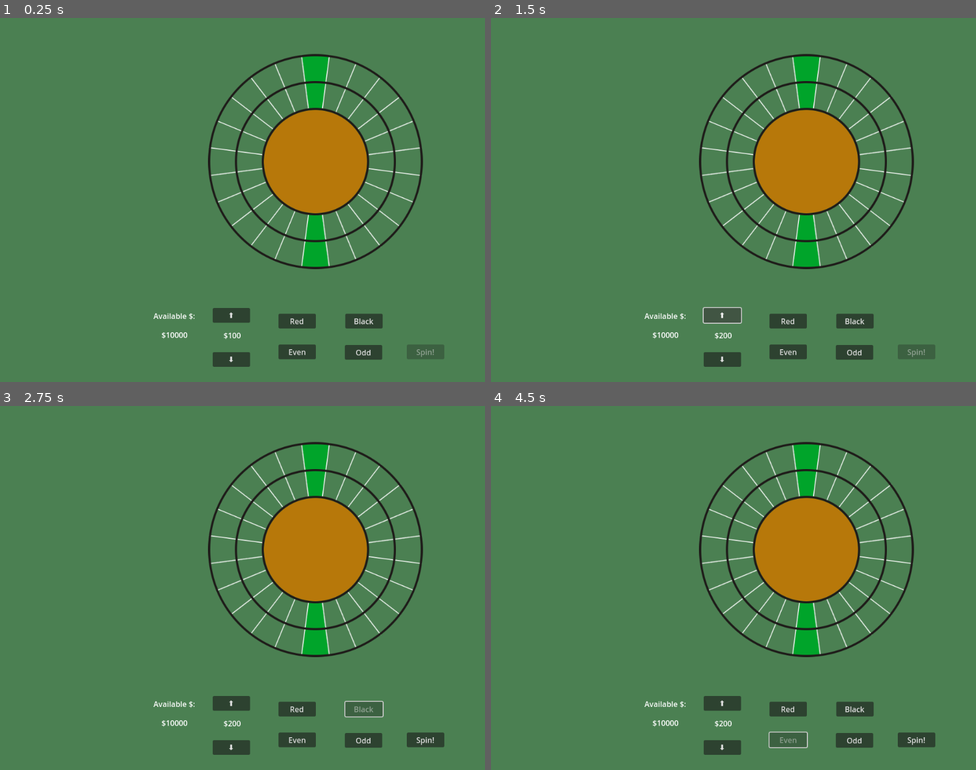
Above: before the commit, frames 1-4 (two rows, left to right).
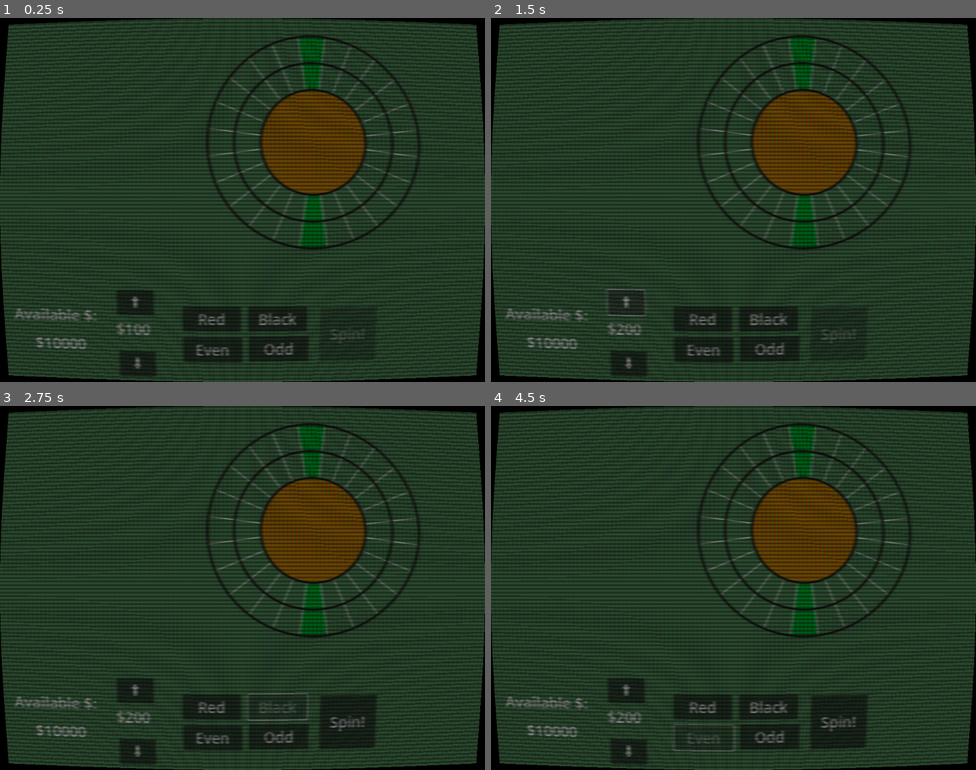
Above: after the commit, the same moments.

Repository: RossRKK/gmtk-game-jam-2025
Game: Godot game, scene res://scenes/roulette_scene.tscn
Same seed, same stepped clock (60 frames per second), same inputs: the game is played once before the commit and once after it.
Inputs:
- Up to frame 1 (0.25 s): no input
- Up to frame 2 (1.5 s): click "⬇" at 0.5 s; click "⬆" at 1.25 s
- Up to frame 3 (2.75 s): click "Black" at 2 s
- Up to frame 4 (4.5 s): click "Red" at 2.75 s; click "Odd" at 3.5 s; click "Even" at 4.25 s

The runs differ from the first frame. In frame 1, 98% of the frame differs, in the area x 0-100%, y 0-100%; in frame 2, 99%; in frame 3, 98%; in frame 4, 98%.

Commit message:
Fix text illegibility

Diff:
--- a/scenes/betting_board.tscn
+++ b/scenes/betting_board.tscn
@@ -1,67 +1,76 @@
-[gd_scene load_steps=2 format=3 uid="uid://cciepqx17ef51"]
+[gd_scene load_steps=3 format=3 uid="uid://cciepqx17ef51"]
 
 [ext_resource type="Script" uid="uid://dsdw1682571ug" path="res://scripts/betting_board.gd" id="1_1edxy"]
+[ext_resource type="Theme" uid="uid://774qwrnpcvo5" path="res://scenes/text_theme.tres" id="2_fkfce"]
 
 [node name="BettingBoard" type="Node2D"]
 script = ExtResource("1_1edxy")
 
 [node name="Down" type="Button" parent="."]
 offset_left = 12.0
-offset_top = 94.0
+offset_top = 110.0
 offset_right = 91.0
-offset_bottom = 125.0
+offset_bottom = 163.0
+theme = ExtResource("2_fkfce")
 text = "⬇"
 
 [node name="Up" type="Button" parent="."]
-offset_left = 12.0
-offset_top = 1.0
-offset_right = 91.0
-offset_bottom = 32.0
+offset_left = 11.0
+offset_top = -20.0
+offset_right = 90.0
+offset_bottom = 33.0
+theme = ExtResource("2_fkfce")
 text = "⬆
 "
 
 [node name="Black" type="Button" parent="."]
 offset_left = 292.0
 offset_top = 13.0
-offset_right = 371.0
-offset_bottom = 44.0
+offset_right = 419.0
+offset_bottom = 66.0
+theme = ExtResource("2_fkfce")
 text = "Black"
 
 [node name="Red" type="Button" parent="."]
 offset_left = 151.0
 offset_top = 13.0
-offset_right = 230.0
-offset_bottom = 44.0
+offset_right = 277.0
+offset_bottom = 66.0
+theme = ExtResource("2_fkfce")
 text = "Red
 "
 
 [node name="Odd" type="Button" parent="."]
-offset_left = 291.0
-offset_top = 79.0
-offset_right = 370.0
-offset_bottom = 110.0
+offset_left = 294.0
+offset_top = 76.0
+offset_right = 423.0
+offset_bottom = 129.0
+theme = ExtResource("2_fkfce")
 text = "Odd"
 
 [node name="Even" type="Button" parent="."]
 offset_left = 151.0
 offset_top = 78.0
-offset_right = 230.0
-offset_bottom = 109.0
+offset_right = 280.0
+offset_bottom = 131.0
+theme = ExtResource("2_fkfce")
 text = "Even
 "
 
 [node name="SpinButton" type="Button" parent="."]
-offset_left = 422.0
-offset_top = 78.0
-offset_right = 501.0
-offset_bottom = 109.0
+offset_left = 447.0
+offset_top = 16.0
+offset_right = 568.0
+offset_bottom = 130.0
+theme = ExtResource("2_fkfce")
 text = "Spin!"
 
 [node name="BetText" type="RichTextLabel" parent="."]
-offset_left = 1.0
-offset_top = 47.0
-offset_right = 107.0
-offset_bottom = 76.0
+offset_left = -32.0
+offset_top = 40.0
+offset_right = 121.0
+offset_bottom = 92.0
+theme = ExtResource("2_fkfce")
 text = "$$$$"
 horizontal_alignment = 1
 
--- a/scenes/roulette_scene.tscn
+++ b/scenes/roulette_scene.tscn
@@ -1,9 +1,10 @@
-[gd_scene load_steps=6 format=3 uid="uid://dhyms0lpvrve6"]
+[gd_scene load_steps=7 format=3 uid="uid://dhyms0lpvrve6"]
 
 [ext_resource type="PackedScene" uid="uid://blbams3bsbfjm" path="res://scenes/post_processing_effects/crt_effect.tscn" id="1_8h7hl"]
 [ext_resource type="Script" uid="uid://ihpwiim42g6l" path="res://scripts/roulette_scene.gd" id="1_nh752"]
 [ext_resource type="PackedScene" uid="uid://r5abxcpmk0i7" path="res://scenes/roulette_wheel.tscn" id="2_bivp3"]
 [ext_resource type="PackedScene" uid="uid://cciepqx17ef51" path="res://scenes/betting_board.tscn" id="3_iked3"]
+[ext_resource type="Theme" uid="uid://774qwrnpcvo5" path="res://scenes/text_theme.tres" id="5_4tu1h"]
 [ext_resource type="Script" uid="uid://bd6fh0c2rceq5" path="res://scripts/result_text.gd" id="5_r8avv"]
 
 [node name="RouletteScene" type="Node2D"]
@@ -18,35 +19,38 @@
 color = Color(0.295, 0.5, 0.322333, 1)
 
 [node name="RouletteWheel" parent="." instance=ExtResource("2_bivp3")]
-position = Vector2(667, 302)
+position = Vector2(663, 261)
 
 [node name="BettingBoard" parent="." instance=ExtResource("3_iked3")]
-position = Vector2(437, 611)
+position = Vector2(232, 596)
 
 [node name="MoneyLabel" type="RichTextLabel" parent="."]
-offset_left = 306.0
-offset_top = 617.0
-offset_right = 431.0
-offset_bottom = 655.0
+offset_left = 12.0
+offset_top = 609.0
+offset_right = 208.0
+offset_bottom = 666.0
+theme = ExtResource("5_4tu1h")
 text = "Available $:"
 horizontal_alignment = 1
 
 [node name="MoneyText" type="RichTextLabel" parent="."]
-offset_left = 306.0
-offset_top = 657.0
-offset_right = 431.0
-offset_bottom = 695.0
+offset_left = 57.0
+offset_top = 670.0
+offset_right = 182.0
+offset_bottom = 727.0
+theme = ExtResource("5_4tu1h")
 text = "$$$$"
 horizontal_alignment = 1
 
 [node name="CRTEffect" parent="." instance=ExtResource("1_8h7hl")]
-visible = false
 
 [node name="Resulttext" type="RichTextLabel" parent="."]
-offset_left = 520.0
-offset_top = 545.0
-offset_right = 789.0
-offset_bottom = 585.0
+offset_left = 354.0
+offset_top = 508.0
+offset_right = 1005.0
+offset_bottom = 586.0
+theme = ExtResource("5_4tu1h")
+horizontal_alignment = 1
 script = ExtResource("5_r8avv")
 
 [connection signal="submit_bet" from="BettingBoard" to="RouletteWheel" method="_start_spin"]
--- /dev/null
+++ b/scenes/text_theme.tres
@@ -0,0 +1,4 @@
+[gd_resource type="Theme" format=3 uid="uid://774qwrnpcvo5"]
+
+[resource]
+default_font_size = 32
--- a/scripts/result_text.gd
+++ b/scripts/result_text.gd
@@ -8,7 +8,7 @@
 
 
 func update_result_text(won: bool, segment: Segment, winnings: int) -> void:
-	text = "You %s %d on %s %d" % ["won" if won else "lost", winnings, "red" if segment.colour == segment.RouletteColour.Red else "black", segment.number]
+	text = "You %s $%d on %s %d" % ["won" if won else "lost", winnings, "red" if segment.colour == segment.RouletteColour.Red else "black", segment.number]
 
 # Called every frame. 'delta' is the elapsed time since the previous frame.
 func _process(delta: float) -> void:
